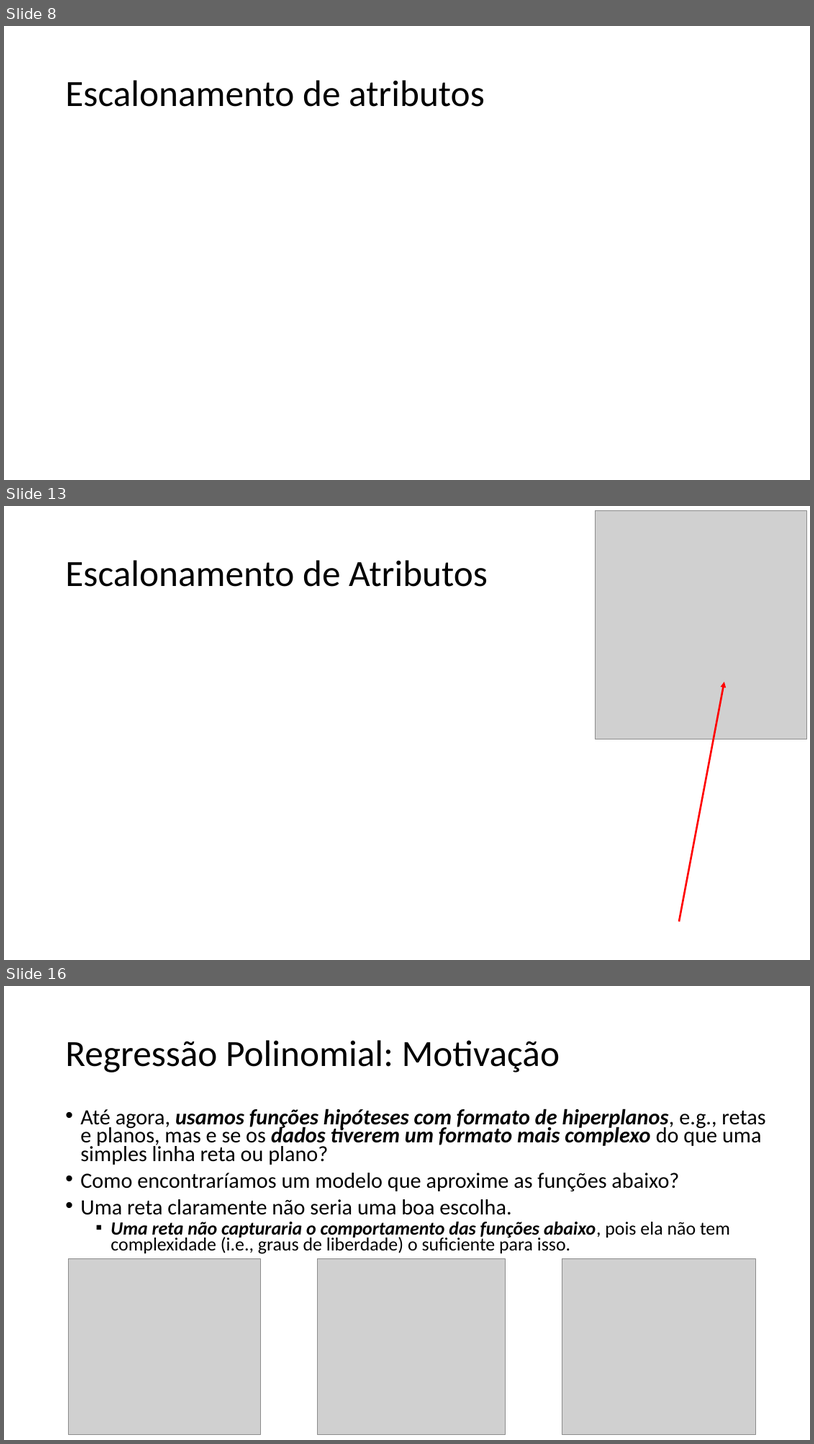
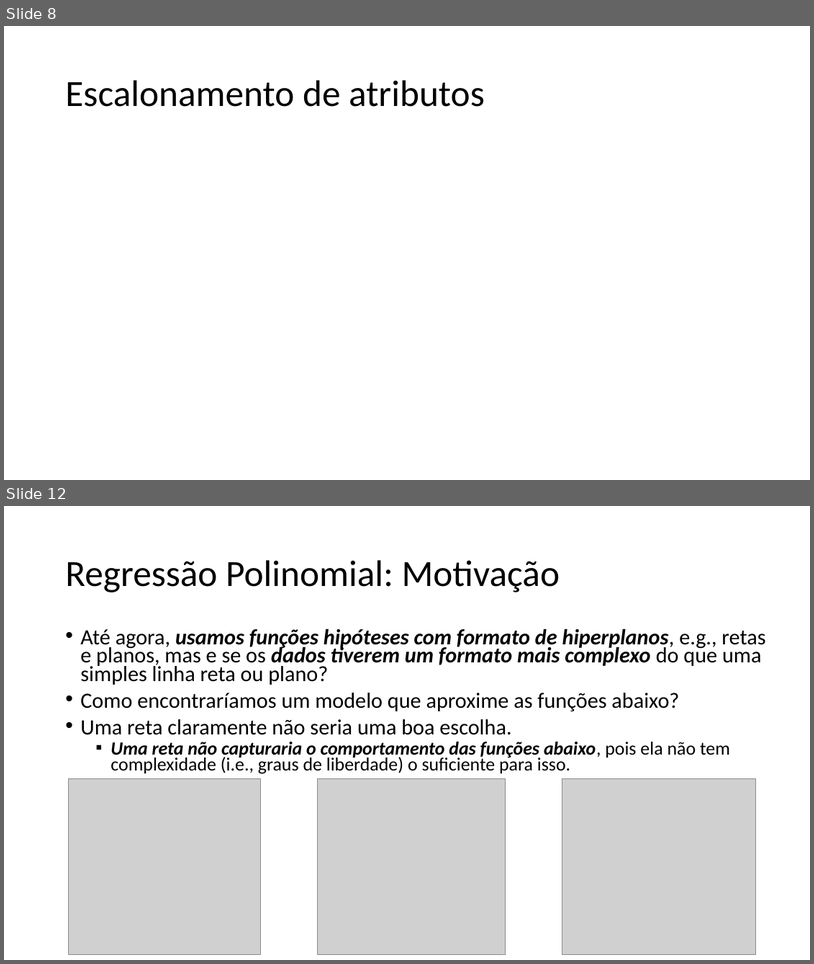
Before and after one commit to zz4fap/t319_aprendizado_de_maquina, a slide deck: slides/T319_Regressão_Linear (Parte IV).pptx. Shown one above the other, each under a label of ours: slides 8, 13 and 16 before the commit, slides 8 and 12 after it; the slides between them are not shown. The pictures are 814x1444 and 814x964 pixels, drawn with LibreOffice and Linux fonts; fonts in the diff are those of the drawing; grey boxes stand for pictures. Boxes give left, top, right and bottom in pixels: in the first picture for what was removed or moved away, otherwise in the second. Text is boxed around its words. In the diff, an @@ line names an element or a change of style, - is before the commit and + after.

```diff
--- a/slides/T319_Regressão_Linear (Parte IV).pptx
+++ b/slides/T319_Regressão_Linear (Parte IV).pptx
@@ slide 13 removed at box(4, 506, 810, 960), background #FFFFFF @@
@@ picture removed at box(596, 510, 808, 739) @@
@@ title removed at box(65, 560, 488, 587) @@
-Escalonamento de Atributos
@@ arrow removed from (680, 921) to (725, 682) @@
@@ what was slide 16 is now slide 12 @@
```
Also in this commit, not shown: 1 slide changed, 1 slide added, 4 other slides removed, 3 other files.
